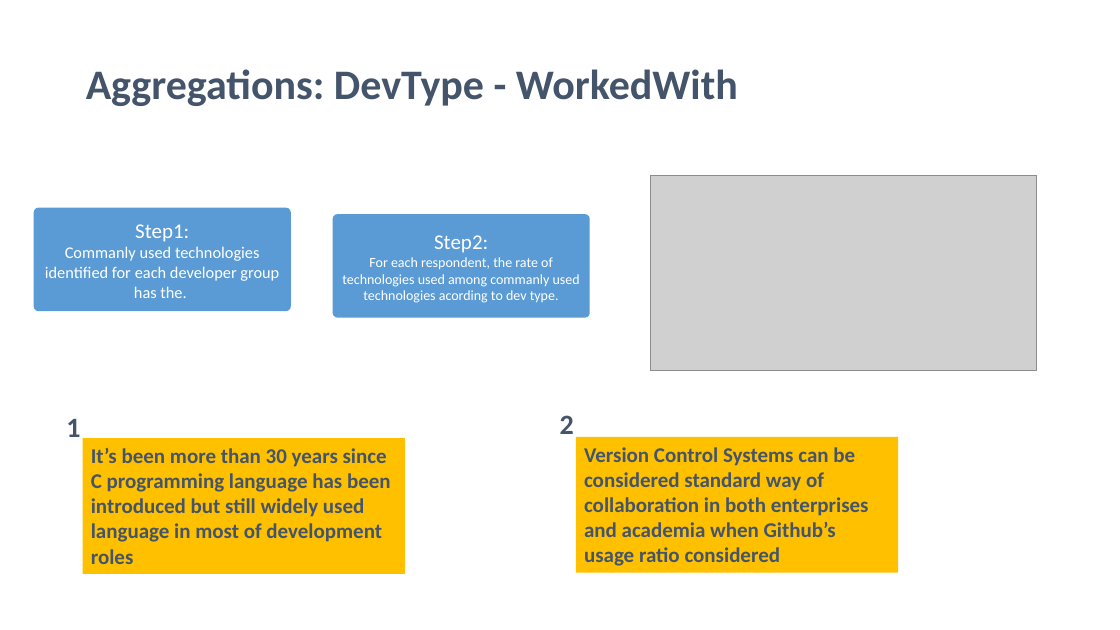
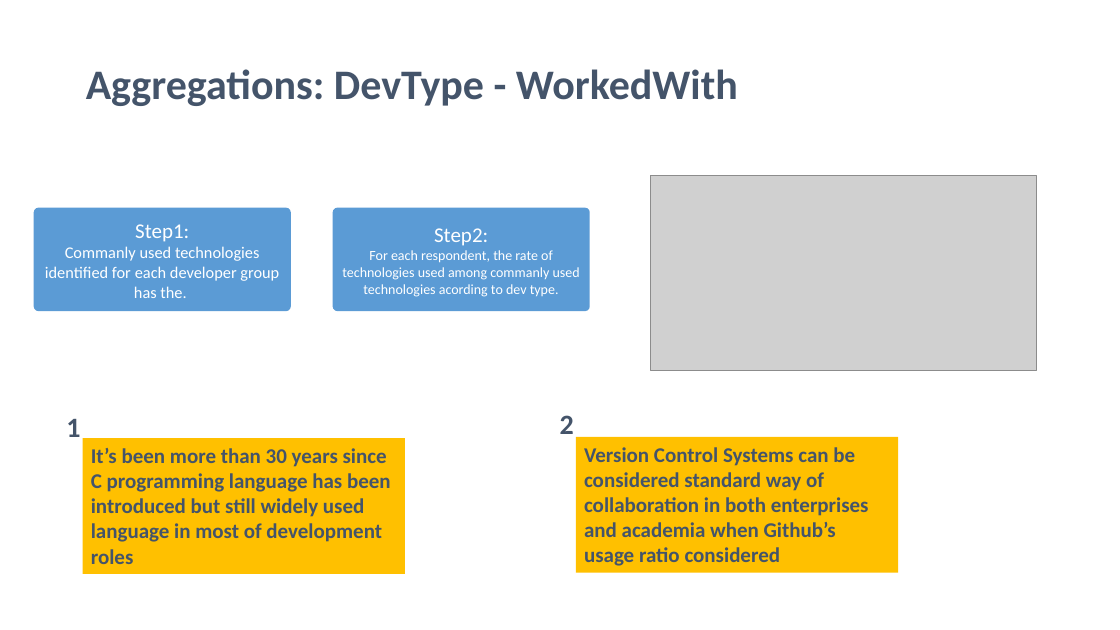
Before and after one commit to erdemsirel/ozu_data_science, a slide deck: slide 12 of DS 555 - Data Science & Strategy/ds555-project/references/Presentation.pptx (slide 14 before the commit). Drawn at 1120x630 pixels with LibreOffice and Linux fonts; fonts in the diff are those of the drawing; grey boxes stand for pictures. Boxes give left, top, right and bottom in pixels: in the first picture for what was removed or moved away, otherwise in the second. Text is boxed around its words. In the diff, an @@ line names an element or a change of style, - is before the commit and + after.

```diff
--- a/DS 555 - Data Science & Strategy/ds555-project/references/Presentation.pptx
+++ b/DS 555 - Data Science & Strategy/ds555-project/references/Presentation.pptx
@@ rounded rectangle "Step2:": place and size @@
-rounded rectangle "Step2:" at <box>333,214,590,318</box>
+rounded rectangle "Step2:" at <box>333,208,590,311</box>
```
Also in this commit, not shown: 14 other slides changed, 7 slides removed, 1 other file.
